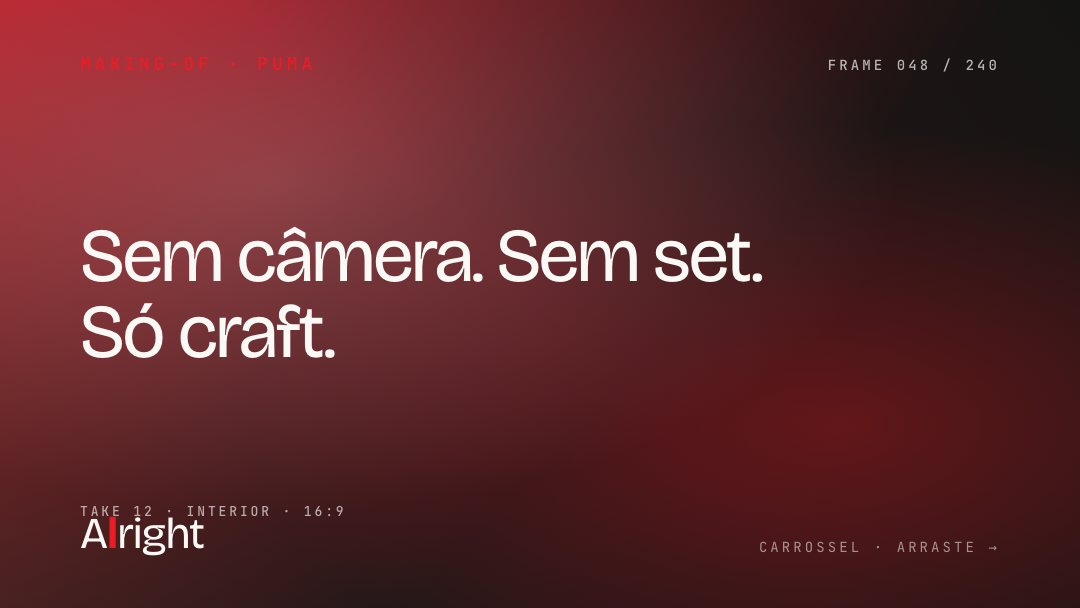
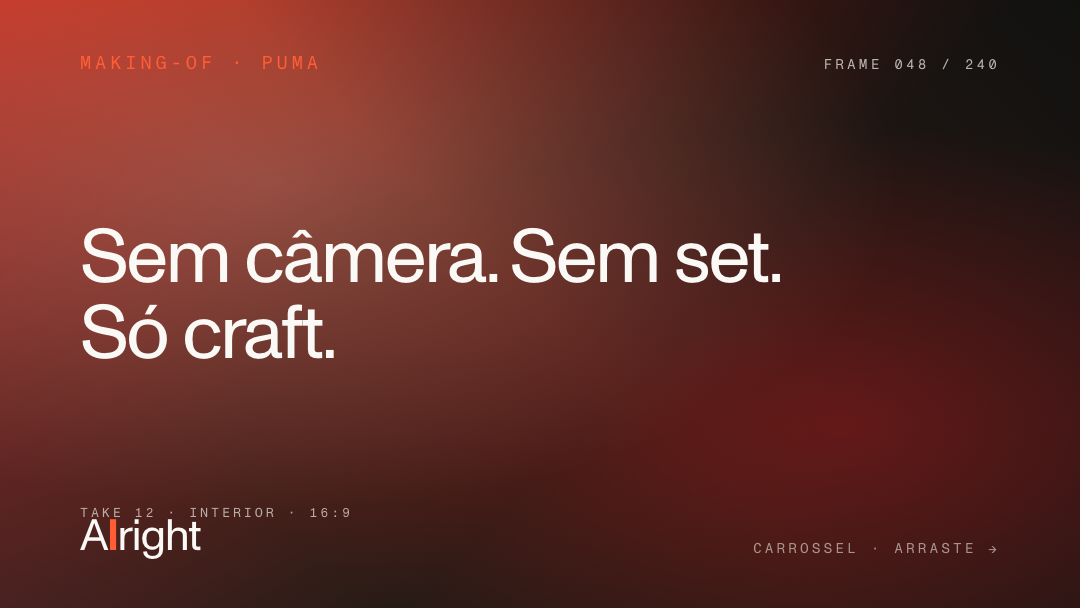
The second w=1080, h=608 image is a revision of the first. Changes to its layers:
painted on "Brand · decor" over [0, 0, 1080, 608]
painted on "Background" over [0, 0, 1080, 608]
